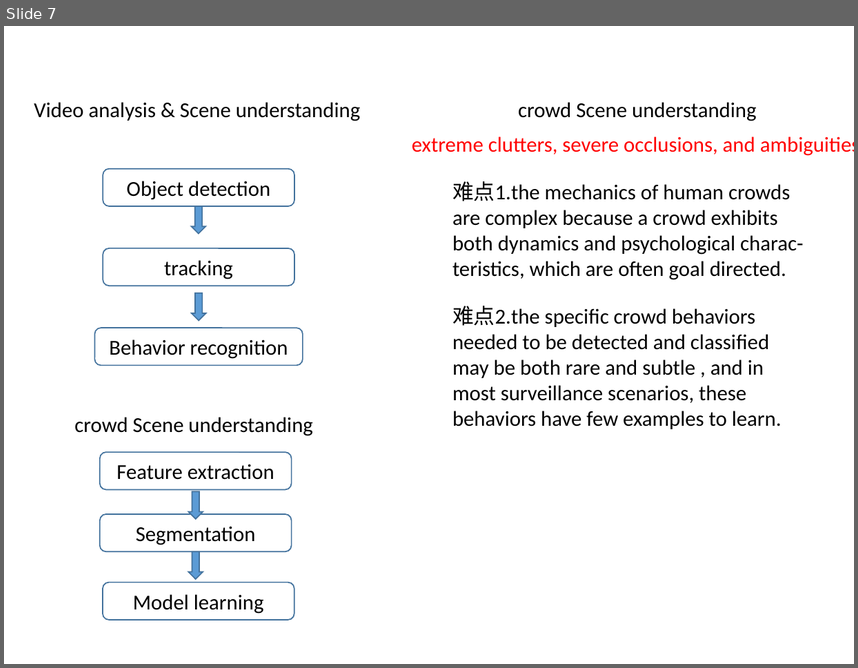
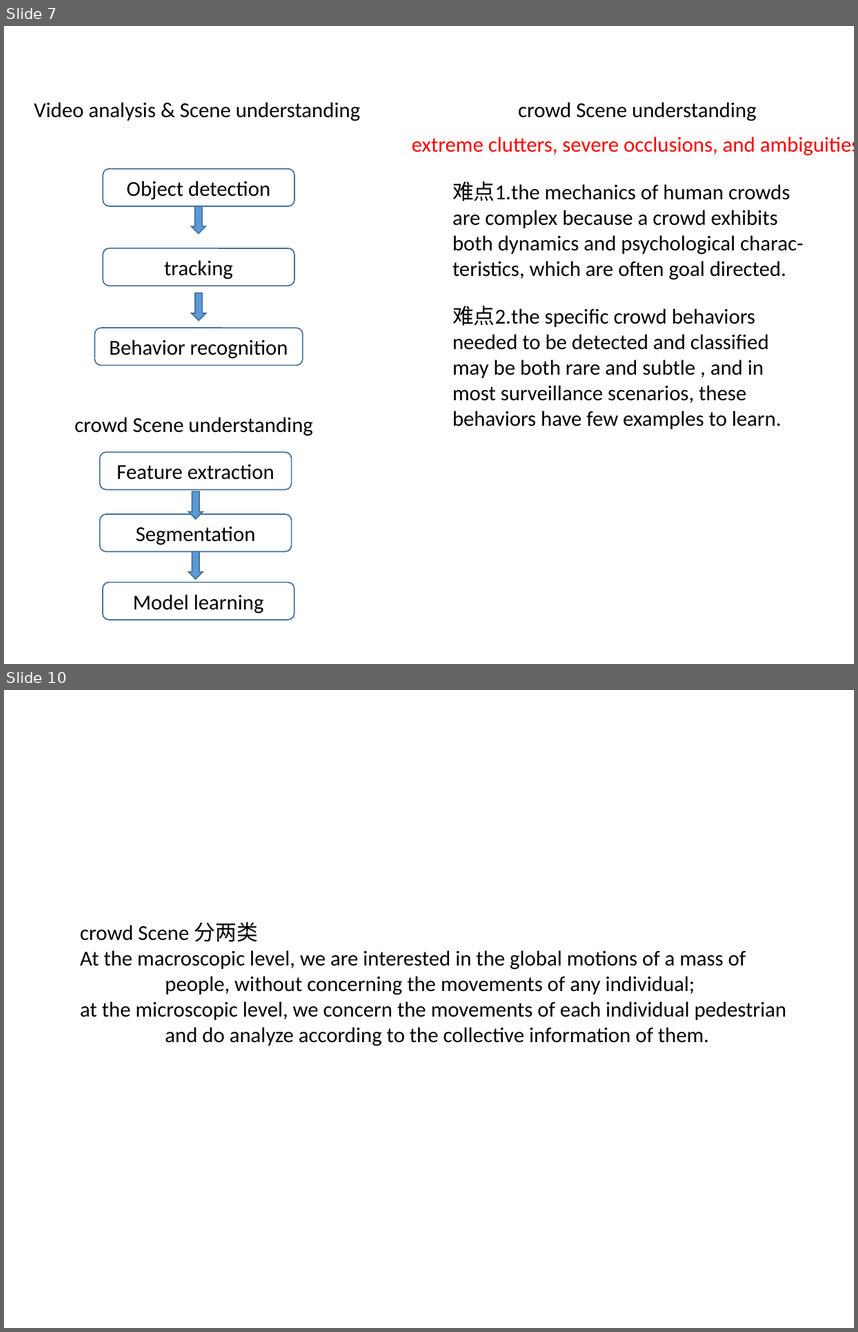
Before and after one commit to simayuhe/crowd-scene-survey, a slide deck: 群体行为分析综述.pptx. Shown one above the other, each under a label of ours: slide 7 before the commit, slides 7 and 10 after it; the slides between them are not shown. The pictures are 858x668 and 858x1332 pixels, drawn with LibreOffice and Linux fonts; fonts in the diff are those of the drawing. Boxes give left, top, right and bottom in pixels: in the first picture for what was removed or moved away, otherwise in the second. Text is boxed around its words. In the diff, an @@ line names an element or a change of style, - is before the commit and + after.

```diff
--- a/群体行为分析综述.pptx
+++ b/群体行为分析综述.pptx
@@ slide 10 added at (x1=4, y1=690, x2=854, y2=1328), background #FFFFFF @@
@@ text added at (x1=80, y1=922, x2=787, y2=1046), 18 pt, text #000000 @@
+crowd Scene 分两类
+At the macroscopic level, we are interested in the global motions of a mass of
+people, without concerning the movements of any individual;
+at the microscopic level, we concern the movements of each individual pedestrian
+and do analyze according to the collective information of them.
```
Also in this commit, not shown: 5 slides changed, 10 other slides added, 1 slide removed.
